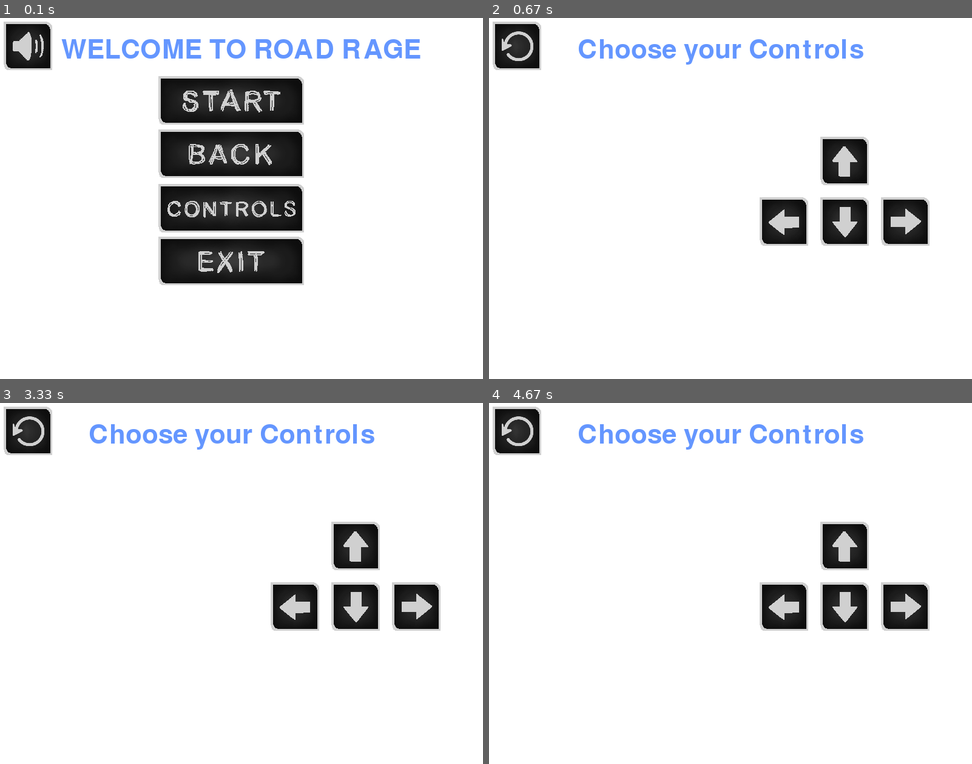
Above: before the commit, frames 1-4 (two rows, left to right).
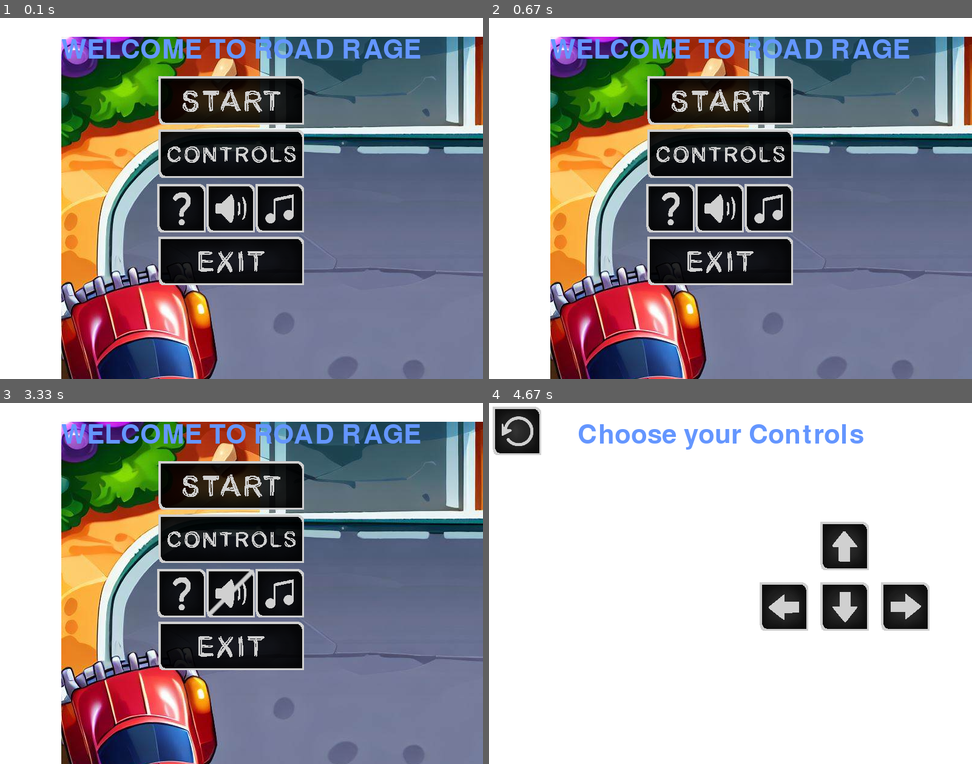
Above: after the commit, the same moments.

Repository: NicoVDT/SDD-AT3
Game: pygame game, started from python game/car game.py
Same seed, same stepped clock (60 frames per second), same inputs: the game is played once before the commit and once after it.
Inputs (mouse positions are in pixels of both pictures, inside the frame that each line leads up to):
- Up to frame 1 (0.1 s): no input
- Up to frame 2 (0.67 s): press the mouse at (711, 212) at 0.37 s; move the mouse to (798, 202) at 0.47 s; release the mouse at (885, 187) at 0.6 s
- Up to frame 3 (3.33 s): press the mouse at (222, 597) at 0.7 s; move the mouse to (164, 594) at 0.8 s; release the mouse at (106, 594) at 0.93 s; press the mouse at (231, 540) at 1.03 s; move the mouse to (222, 608) at 1.13 s; release the mouse at (217, 677) at 1.27 s; press the mouse at (28, 431) at 2.87 s; move the mouse to (227, 439) at 2.97 s; release the mouse at (425, 449) at 3.1 s; click (280, 605) at 3.22 s
- Up to frame 4 (4.67 s): press the mouse at (769, 605) at 3.53 s; move the mouse to (725, 608) at 3.63 s; release the mouse at (687, 615) at 3.77 s; click (769, 561) at 3.88 s

The runs differ from the first frame. In frame 1, 69% of the frame differs, in the area x 0-100%, y 1-100%; in frame 2, 82%; in frame 3, 82%; in frame 4, nothing differs.

Commit message:
add toggle button to audio and music and add background

Diff:
--- a/python game/car game.py
+++ b/python game/car game.py
@@ -4,7 +4,6 @@
 # Initialize Pygame
 pygame.init()
 
-# Set the screen size
 screen_width = 800
 screen_height = 600
 screen = pygame.display.set_mode((screen_width, screen_height))
@@ -21,30 +20,51 @@
 clock = pygame.time.Clock()
 
 # Load the images
+control_button_hover = pygame.image.load(
+    "Menu Buttons/Large Buttons/Large Buttons/Controls Button  Hover.png")
 start_game_hover = pygame.image.load(
-    "Menu Buttons\Large Buttons\Large Buttons\StartButtonhover.png")
+    "Menu Buttons/Large Buttons/Large Buttons/StartButtonhover.png")
+exit_button_hover = pygame.image.load(
+    "Menu Buttons/Large Buttons/Large Buttons/Exit Button Hover.png")
+back_button_hover = pygame.image.load(
+    "Menu Buttons/Square Buttons/Square Buttons/Return Square Button hover.png")
+help_button_hover = pygame.image.load(
+    "Menu Buttons/Square Buttons/Square Buttons/Questionmark Square Button hover.png")
+mute_button_hover = pygame.image.load(
+    "Menu Buttons/Square Buttons/Square Buttons/Audio Square Button hover.png")
+music_button_hover = pygame.image.load(
+    "Menu Buttons/Square Buttons/Square Buttons/Music Square Button hover.png")
 
 mute_button_image = pygame.image.load(
-    "Menu Buttons\Square Buttons\Square Buttons\Audio Square Button.png")
+    "Menu Buttons/Square Buttons/Square Buttons/Audio Square Button.png")
+muted_button_image = pygame.image.load(
+    "Menu Buttons/Square Buttons/Square Buttons/Audio Square Button muted.png")
 control_button_image = pygame.image.load(
-    "Menu Buttons\Large Buttons\Large Buttons\Controls Button.png")
+    "Menu Buttons/Large Buttons/Large Buttons/Controls Button.png")
 exit_button_image = pygame.image.load(
-    "Menu Buttons\Large Buttons\Large Buttons\Exit Button.png")
+    "Menu Buttons/Large Buttons/Large Buttons/Exit Button.png")
 help_button_image = pygame.image.load(
-    "Menu Buttons\Large Buttons\Large Buttons\Help Button.png")
+    "Menu Buttons/Square Buttons/Square Buttons/Questionmark Square Button.png")
 start_game_button_image = pygame.image.load(
-    "Menu Buttons\Large Buttons\Large Buttons\Start Button.png")
+    "Menu Buttons/Large Buttons/Large Buttons/Start Button.png")
 back_button_image = pygame.image.load(
-    "Menu Buttons\Square Buttons\Square Buttons\Return Square Button.png")
+    "Menu Buttons/Square Buttons/Square Buttons/Return Square Button.png")
+music_button_image = pygame.image.load(
+    "Menu Buttons/Square Buttons/Square Buttons/Music Square Button.png")
+
+music_mute_button_image = pygame.image.load(
+    "Menu Buttons/Square Buttons/Square Buttons/Music Square Button muted.png")
+
+background_image = pygame.image.load("Background.png")
 
 up_image = pygame.image.load(
-    r"Menu Buttons\Square Buttons\Square Buttons\Up Square Button.png")
+    r"Menu Buttons/Square Buttons/Square Buttons/Up Square Button.png")
 down_image = pygame.image.load(
-    r"Menu Buttons\Square Buttons\Square Buttons\Down Square Button.png")
+    "Menu Buttons/Square Buttons/Square Buttons/Down Square Button.png")
 left_image = pygame.image.load(
-    r"Menu Buttons\Square Buttons\Square Buttons\Back Square Button.png")
+    "Menu Buttons/Square Buttons/Square Buttons/Back Square Button.png")
 right_image = pygame.image.load(
-    r"Menu Buttons\Square Buttons\Square Buttons\Next Square Button.png")
+    r"Menu Buttons/Square Buttons/Square Buttons/Next Square Button.png")
 
 
 car_image = pygame.image.load("car.png")
@@ -55,8 +75,8 @@
 object_width, object_height = object_image.get_rect().size
 object_image2 = pygame.image.load("object.png")
 object_width, object_height = object_image.get_rect().size
-background = pygame.image.load("background.png").convert()
-screen.blit(background, (100, 100))
+# background = pygame.image.load("background.png").convert()
+# screen.blit(background, (100, 100))
 
 
 kane_image = pygame.image.load("kane.png")
@@ -68,9 +88,11 @@
 
 
 currentscreen: str
+music_on = True
 
 
 def menu():
+    screen.blit(background_image, (105, 35))
     if start_button.draw():
         global start_game
         start_game = True
@@ -79,21 +101,40 @@
         exit()
 
     if help_button.draw():
-        print("exiting help")
-        exit()
+        print("help")
 
     if control_button.draw():
         global currentscreen
         currentscreen = "controls"
 
     if mute_button.draw():
-        print("Audio has been muted")
+
+        mute_button.toggled = not mute_button.toggled
+
+        if mute_button.toggled:
+            mute_button.image = mute_button_image
+            print("audio is unmuted")
+        else:
+            mute_button.image = muted_button_image
+            print("audio is muted")
+
+    if music_button.draw():
+
+        music_button.toggled = not music_button.toggled
+
+        if music_button.toggled:
+            music_button.image = music_button_image
+            print("music is unmuted")
+        else:
+            music_button.image = music_mute_button_image
+            print("music is muted")
 
     start_game_font = pygame.font.Font(None, 65)
     titletext = start_game_font.render(
         "WELCOME TO ROAD RAGE", True, (100, 150, 255))
 
     screen.blit(titletext, (105, 35))
+
     pygame.display.flip()
 
 
@@ -148,6 +189,7 @@
         self.rect = self.image.get_rect()
         self.rect.topleft = (x, y)
         self.clicked = False
+        self.toggled = False
 
     def image_set(self, image):
         width = image.get_width()
@@ -174,8 +216,10 @@
                 self.clicked = True
                 action = True
         else:
+
             if self.hoverimage != None:
-                self.image = self.originalimage
+                if self.toggled == False:
+                    self.image = self.originalimage
 
         if pygame.mouse.get_pressed()[0] == 0:
             self.clicked = False
@@ -187,17 +231,25 @@
 # Menu Screen
 start_button = Button(265, 100, start_game_button_image,
                       0.4, hoverimage=start_game_hover)
-help_button = Button(265, 188, help_button_image, 0.4)
-control_button = Button(265, 278, control_button_image, 0.4)
-exit_button = Button(265, 365, exit_button_image, 0.4)
-mute_button = Button(10, 10, mute_button_image, 0.4)
-back_button = Button(10, 10, back_button_image, 0.4)
+help_button = Button(263, 278, help_button_image, 0.4,
+                     hoverimage=help_button_hover)
+control_button = Button(265, 188, control_button_image,
+                        0.4, hoverimage=control_button_hover)
+exit_button = Button(265, 365, exit_button_image, 0.4,
+                     hoverimage=exit_button_hover)
+mute_button = Button(344, 278, mute_button_image, 0.4)
+# hoverimage=mute_button_hover)
+back_button = Button(10, 10, back_button_image, 0.4,
+                     hoverimage=back_button_hover)
+music_button = Button(425, 278, music_button_image, 0.4)
+# hoverimage=music_button_hover)
 
 # Control screen
 up_key = Button(550, 200, up_image, 0.4)
 down_key = Button(550, 300, down_image, 0.4)
 left_key = Button(450, 300, left_image, 0.4)
 right_key = Button(650, 300, right_image, 0.4)
+
 
 # Set the game loop
 running = True
@@ -312,7 +364,7 @@
             object_speed = 12.5
         # Draw the screen
 
-        screen.blit(background, (100, 50))
+        # screen.blit(background, (100, 50))
         screen.fill((255, 255, 255))
         screen.blit(car_image, (car_x, car_y))
         screen.blit(object_image, (object_x, object_y))
